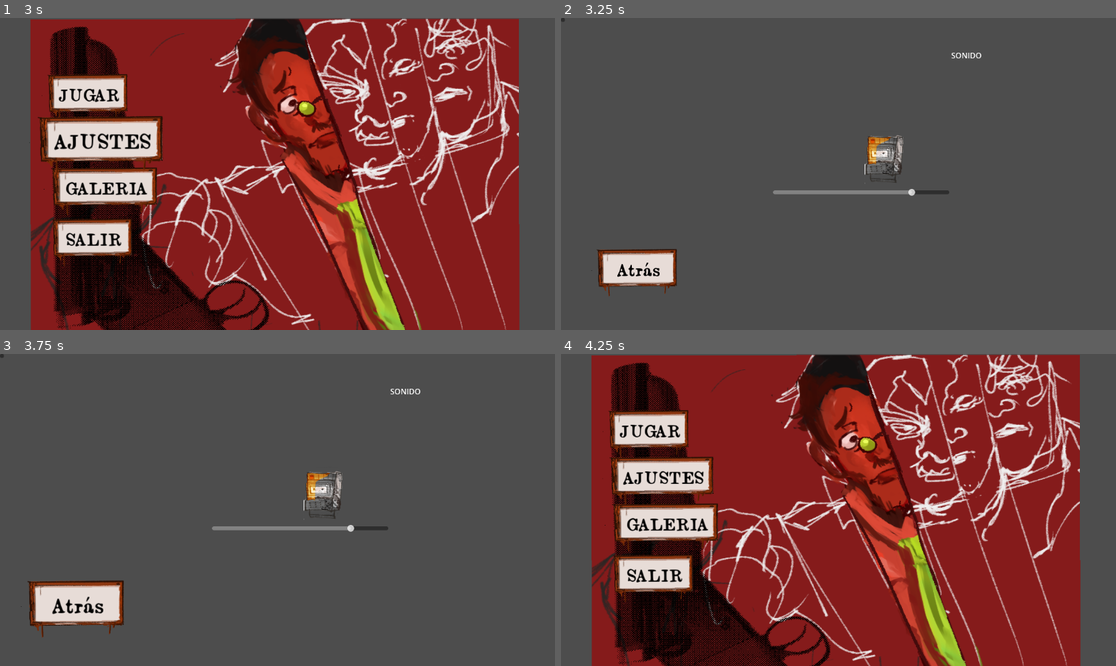
Above: before the commit, frames 1-4 (two rows, left to right).
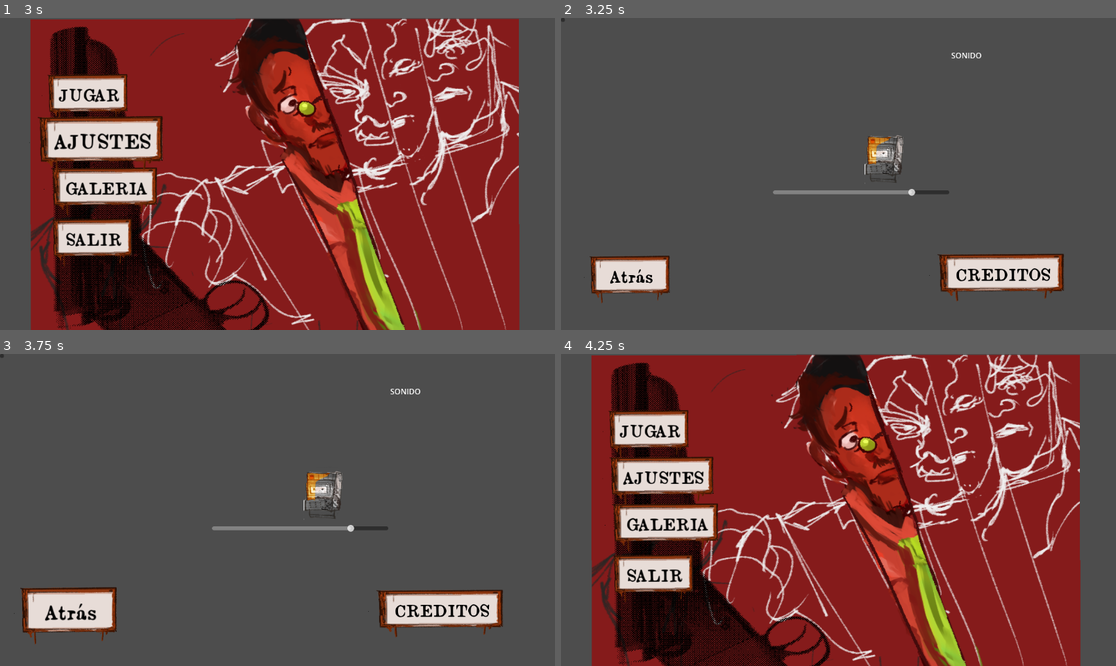
Above: after the commit, the same moments.

Repository: Va-lan-art/THE-HUNT
Game: Godot game, scene res://escenas/INTO.tscn
Two runs of this game, one before a commit and one after it. Both use one fixed random seed, a clock stepped at 60 frames per second and the inputs below. Sound files missing from this copy of the repository are replaced by a short silence.
Inputs:
- Up to frame 1 (3 s): click "GALERIA" at 0.5 s; click "Siguiente" at 1.25 s; click "Atrás" at 2 s; click "AJUSTES" at 2.75 s
- Up to frame 2 (3.25 s): no input
- Up to frame 3 (3.75 s): click "Atrás" at 3.5 s
- Up to frame 4 (4.25 s): no input

Frame 1 is identical in both runs. In frame 2, 4.3% of the frame differs, in the area x 4-91%, y 73-92%; in frame 3, 4.8%, in the area x 2-91%, y 72-94%; in frame 4, nothing differs.

Commit message:
Se ha añadido la escena creditos y un botón en ajustes.
FALTA PONER EL TEXTO FINAL

Diff:
--- /dev/null
+++ b/CREDITS/GodotCredits.gd
@@ -0,0 +1,156 @@
+extends Control
+
+@export var bg_color : Color = Color.BLACK
+@export var to_scene : PackedScene = null
+@export var title_color := Color.BLUE_VIOLET
+@export var text_color := Color.WHITE
+@export var title_font : FontFile = null
+@export var text_font : FontFile = null
+@export var Music : AudioStream = null
+@export var Use_Video_Audio : bool = false
+@export var Video : VideoStream = null
+
+const section_time := 2.0
+const line_time := 0.3
+const base_speed := 70
+const speed_up_multiplier := 10.0
+
+var scroll_speed : float = base_speed
+var speed_up := false
+
+@onready var colorrect := $ColorRect
+@onready var videoplayer := $VideoPlayer
+@onready var line := $CreditsContainer/Line
+var started := false
+var finished := false
+
+var section
+var section_next := true
+var section_timer := 0.0
+var line_timer := 0.0
+var curr_line := 0
+var lines := []
+
+var credits = [
+	[
+		"A game by Awesome Game Company"
+	],[
+		"Programming",
+		"Programmer Name",
+		"Programmer Name 2"
+	],[
+		"Art",
+		"Artist Name"
+	],[
+		"Music",
+		"Musician Name"
+	],[
+		"Sound Effects",
+		"SFX Name"
+	],[
+		"Testers",
+		"Name 1",
+		"Name 2",
+		"Name 3"
+	],[
+		"Tools used",
+		"Developed with Godot Engine",
+		"https://godotengine.org/license",
+		"",
+		"Art created with My Favourite Art Program",
+		"https://myfavouriteartprogram.com"
+	],[
+		"Special thanks",
+		"My parents",
+		"My friends",
+		"My pet rabbit"
+	]
+]
+
+func _ready():
+	colorrect.color = bg_color
+	videoplayer.set_stream(Video)
+	if !Use_Video_Audio:
+		var stream = AudioStreamPlayer.new()
+		stream.set_stream(Music)
+		add_child(stream)
+		videoplayer.set_volume_db(-80)
+		stream.play()
+	else:
+		videoplayer.set_volume_db(0)
+	videoplayer.play()
+
+
+func _process(delta):
+	scroll_speed = base_speed * delta
+
+	if section_next:
+		section_timer += delta * speed_up_multiplier if speed_up else delta
+		if section_timer >= section_time:
+			section_timer -= section_time
+
+			if credits.size() > 0:
+				started = true
+				section = credits.pop_front()
+				curr_line = 0
+				add_line()
+
+	else:
+		line_timer += delta * speed_up_multiplier if speed_up else delta
+		if line_timer >= line_time:
+			line_timer -= line_time
+			add_line()
+
+	if speed_up:
+		scroll_speed *= speed_up_multiplier
+
+	if lines.size() > 0:
+		for l in lines:
+			l.set_global_position(l.get_global_position() - Vector2(0, scroll_speed))
+			if l.get_global_position().y < l.get_line_height():
+				lines.erase(l)
+				l.queue_free()
+	elif started:
+		finish()
+
+
+func finish():
+	if not finished:
+		finished = true
+		if to_scene != null:
+			var path = to_scene.get_path()
+			get_tree().change_scene_to_file(path)
+		else:
+			get_tree().quit()
+
+
+func add_line():
+	var new_line = line.duplicate()
+	new_line.text = section.pop_front()
+	lines.append(new_line)
+	if curr_line == 0:
+		if title_font != null:
+			new_line.set("theme_override_fonts/font", title_font)
+		new_line.set("theme_override_colors/font_color", title_color)
+
+	else:
+		if text_font != null:
+			new_line.set("theme_override_fonts/font", text_font)
+		new_line.set("theme_override_colors/font_color", text_color)
+
+	$CreditsContainer.add_child(new_line)
+
+	if section.size() > 0:
+		curr_line += 1
+		section_next = false
+	else:
+		section_next = true
+
+
+func _unhandled_input(event):
+	if event.is_action_pressed("ui_cancel"):
+		finish()
+	if event.is_action_pressed("ui_down") and !event.is_echo():
+		speed_up = true
+	if event.is_action_released("ui_down") and !event.is_echo():
+		speed_up = false
--- /dev/null
+++ b/CREDITS/GodotCredits.tscn
@@ -0,0 +1,39 @@
+[gd_scene load_steps=2 format=3 uid="uid://cvtm4tk45sk30"]
+
+[ext_resource type="Script" path="res://CREDITS/GodotCredits.gd" id="1"]
+
+[node name="Credits" type="Control"]
+layout_mode = 3
+anchors_preset = 15
+anchor_right = 1.0
+anchor_bottom = 1.0
+grow_horizontal = 2
+grow_vertical = 2
+script = ExtResource("1")
+
+[node name="ColorRect" type="ColorRect" parent="."]
+layout_mode = 0
+anchor_right = 1.0
+anchor_bottom = 1.0
+color = Color(0, 0, 0, 1)
+
+[node name="VideoPlayer" type="VideoStreamPlayer" parent="."]
+layout_mode = 0
+anchor_right = 1.0
+anchor_bottom = 1.0
+expand = true
+
+[node name="CreditsContainer" type="Control" parent="."]
+anchors_preset = 0
+anchor_right = 1.0
+anchor_bottom = 1.0
+
+[node name="Line" type="Label" parent="CreditsContainer"]
+layout_mode = 1
+anchors_preset = 10
+anchor_right = 1.0
+offset_top = 625.0
+offset_bottom = 648.0
+grow_horizontal = 2
+size_flags_horizontal = 3
+horizontal_alignment = 1
--- /dev/null
+++ b/GodotCredits.gd
@@ -0,0 +1,156 @@
+extends Control
+
+@export var bg_color : Color = Color.BLACK
+@export var to_scene : PackedScene = null
+@export var title_color := Color.BLUE_VIOLET
+@export var text_color := Color.WHITE
+@export var title_font : FontFile = null
+@export var text_font : FontFile = null
+@export var Music : AudioStream = null
+@export var Use_Video_Audio : bool = false
+@export var Video : VideoStream = null
+
+const section_time := 2.0
+const line_time := 0.3
+const base_speed := 70
+const speed_up_multiplier := 10.0
+
+var scroll_speed : float = base_speed
+var speed_up := false
+
+@onready var colorrect := $ColorRect
+@onready var videoplayer := $VideoPlayer
+@onready var line := $CreditsContainer/Line
+var started := false
+var finished := false
+
+var section
+var section_next := true
+var section_timer := 0.0
+var line_timer := 0.0
+var curr_line := 0
+var lines := []
+
+var credits = [
+	[
+		"A game by Awesome Game Company"
+	],[
+		"Programming",
+		"Programmer Name",
+		"Programmer Name 2"
+	],[
+		"Art",
+		"Artist Name"
+	],[
+		"Music",
+		"Musician Name"
+	],[
+		"Sound Effects",
+		"SFX Name"
+	],[
+		"Testers",
+		"Name 1",
+		"Name 2",
+		"Name 3"
+	],[
+		"Tools used",
+		"Developed with Godot Engine",
+		"https://godotengine.org/license",
+		"",
+		"Art created with My Favourite Art Program",
+		"https://myfavouriteartprogram.com"
+	],[
+		"Special thanks",
+		"My parents",
+		"My friends",
+		"My pet rabbit"
+	]
+]
+
+func _ready():
+	colorrect.color = bg_color
+	videoplayer.set_stream(Video)
+	if !Use_Video_Audio:
+		var stream = AudioStreamPlayer.new()
+		stream.set_stream(Music)
+		add_child(stream)
+		videoplayer.set_volume_db(-80)
+		stream.play()
+	else:
+		videoplayer.set_volume_db(0)
+	videoplayer.play()
+
+
+func _process(delta):
+	scroll_speed = base_speed * delta
+
+	if section_next:
+		section_timer += delta * speed_up_multiplier if speed_up else delta
+		if section_timer >= section_time:
+			section_timer -= section_time
+
+			if credits.size() > 0:
+				started = true
+				section = credits.pop_front()
+				curr_line = 0
+				add_line()
+
+	else:
+		line_timer += delta * speed_up_multiplier if speed_up else delta
+		if line_timer >= line_time:
+			line_timer -= line_time
+			add_line()
+
+	if speed_up:
+		scroll_speed *= speed_up_multiplier
+
+	if lines.size() > 0:
+		for l in lines:
+			l.set_global_position(l.get_global_position() - Vector2(0, scroll_speed))
+			if l.get_global_position().y < l.get_line_height():
+				lines.erase(l)
+				l.queue_free()
+	elif started:
+		finish()
+
+
+func finish():
+	if not finished:
+		finished = true
+		if to_scene != null:
+			var path = to_scene.get_path()
+			get_tree().change_scene_to_file(path)
+		else:
+			get_tree().quit()
+
+
+func add_line():
+	var new_line = line.duplicate()
+	new_line.text = section.pop_front()
+	lines.append(new_line)
+	if curr_line == 0:
+		if title_font != null:
+			new_line.set("theme_override_fonts/font", title_font)
+		new_line.set("theme_override_colors/font_color", title_color)
+
+	else:
+		if text_font != null:
+			new_line.set("theme_override_fonts/font", text_font)
+		new_line.set("theme_override_colors/font_color", text_color)
+
+	$CreditsContainer.add_child(new_line)
+
+	if section.size() > 0:
+		curr_line += 1
+		section_next = false
+	else:
+		section_next = true
+
+
+func _unhandled_input(event):
+	if event.is_action_pressed("ui_cancel"):
+		finish()
+	if event.is_action_pressed("ui_down") and !event.is_echo():
+		speed_up = true
+	if event.is_action_released("ui_down") and !event.is_echo():
+		speed_up = false
--- a/escenas/AJUSTES.tscn
+++ b/escenas/AJUSTES.tscn
@@ -31,10 +31,10 @@
 
 [node name="Atras" parent="Ajustes" instance=ExtResource("4_5rtwu")]
 layout_mode = 0
-offset_left = 63.0
-offset_top = 466.0
-offset_right = 255.0
-offset_bottom = 584.0
+offset_left = 48.0
+offset_top = 480.0
+offset_right = 240.0
+offset_bottom = 598.0
 text = "Atrás"
 nombre_escena = "INTO"
 
@@ -51,6 +51,16 @@
 stream = ExtResource("5_t487a")
 script = ExtResource("1_tqbvc")
 
+[node name="BotonReutilizable" parent="Ajustes" instance=ExtResource("4_5rtwu")]
+layout_mode = 0
+offset_left = 764.0
+offset_top = 476.0
+offset_right = 1067.0
+offset_bottom = 594.0
+text = "CREDITOS"
+nombre_escena = "GodotCredits"
+carpeta_escenas = "res://CREDITS/"
+
 [node name="SONIDOAJUSTEES" type="Node2D" parent="."]
 
 [node name="Control" parent="." instance=ExtResource("7_f4jvn")]
Not shown: 1 places in escenas/AJUSTES.tscn that only renumber resources
